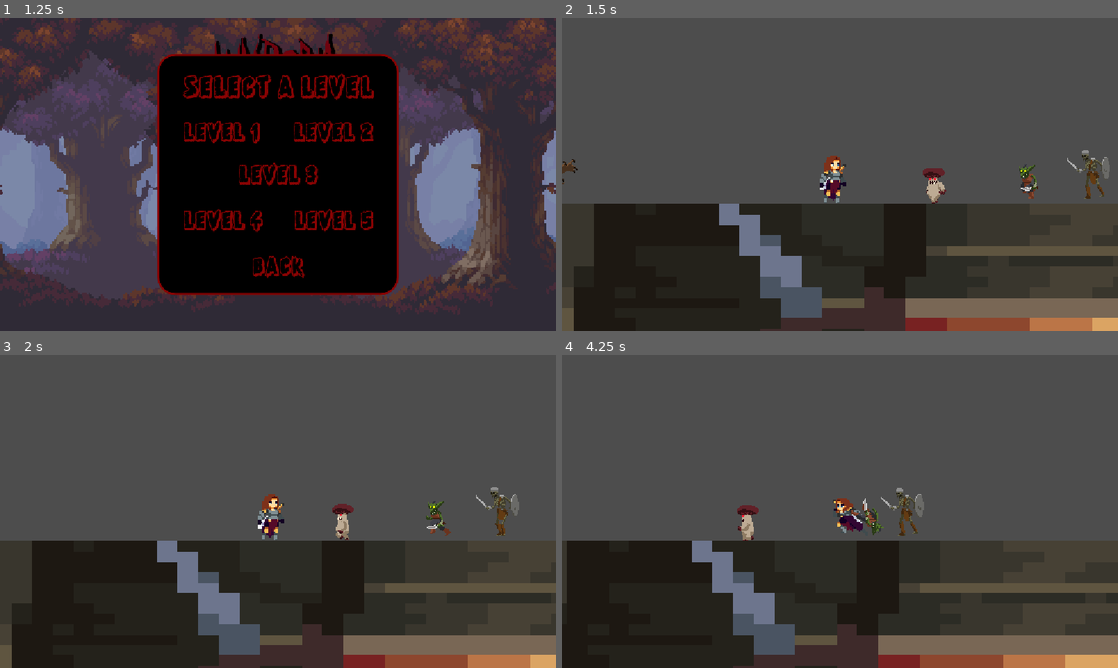
Above: before the commit, frames 1-4 (two rows, left to right).
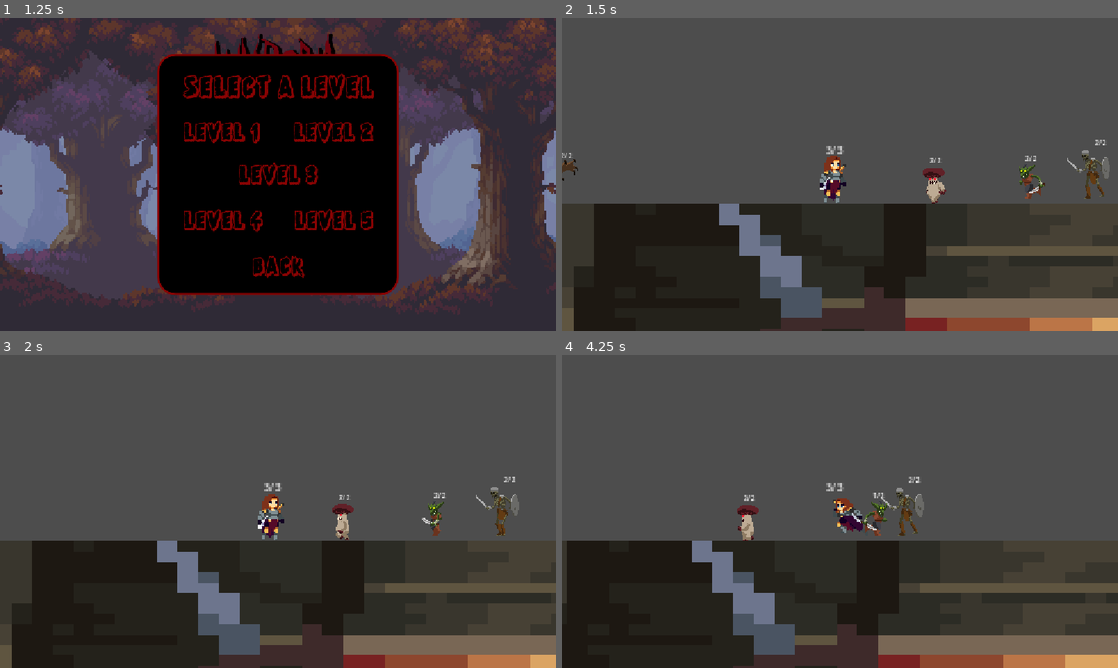
Above: after the commit, the same moments.

Repository: ALI-Yah1a/Jumporia
Game: Godot game, scene res://UI/main_menu.tscn
Two runs of this game, one before a commit and one after it. Both use one fixed random seed, a clock stepped at 60 frames per second and the inputs below.
Inputs:
- Up to frame 1 (1.25 s): click "START GAME" at 0.5 s
- Up to frame 2 (1.5 s): click "LEVEL 1" at 1.25 s
- Up to frame 3 (2 s): no input
- Up to frame 4 (4.25 s): hold Ctrl (attack) 2.03-2.78 s; hold Right (move_right) 2.03-3.53 s; tap Space (jump) at 2.27, 3.02 s; tap Ctrl (attack) at 2.85 s; hold Left (move_left) from 3.53 s (still down); hold Ctrl (attack) from 3.53 s (still down)

Frame 1 is identical in both runs. In frame 2, 0.3% of the frame differs, in the area x 0-98%, y 38-58%; in frame 3, 0.3%; in frame 4, 0.5%, in the area x 32-65%, y 38-58%.

Commit message:
creating some labels and debugging

Diff:
--- a/Enemies/flying_eye.gd
+++ b/Enemies/flying_eye.gd
@@ -5,14 +5,18 @@
 @onready var collision_shape_2d: CollisionShape2D = $CollisionShape2D
 @onready var killzone: Area2D = $Killzone
 @onready var ground_ray: RayCast2D = $GroundRay
+@onready var hp_label: Label = $HPLabel
 
 
 var speed = 120
 var direction = 1
+var max_hp = 2
+var current_hp = 2
 var is_alive = true
+var is_hurt = false
 
 func _physics_process(delta):
-	if not is_alive:
+	if not is_alive or is_hurt:
 		return
 	if is_on_wall():
 		direction *= -1
@@ -20,9 +24,29 @@
 		direction *= -1
 	velocity.x = speed * direction
 	move_and_slide()
-	if  direction != 0:
+	if direction != 0:
 		animated_sprite_2d.play("idle")
 		animated_sprite_2d.flip_h = direction < 0
+
+func _ready():
+	update_hp_label()
+
+func update_hp_label():
+	hp_label.text = str(current_hp) + "/" + str(max_hp)
+
+func take_damage(amount):
+	if not is_alive or is_hurt:
+		return
+	current_hp -= amount
+	update_hp_label()
+	if current_hp > 0:
+		is_hurt = true
+		animated_sprite_2d.play("hurt")
+		await get_tree().create_timer(0.3).timeout
+		is_hurt = false
+	if current_hp <= 0:
+		die()
+
 func die():
 	if not is_alive:
 		return
@@ -34,14 +58,11 @@
 	await get_tree().create_timer(0.5).timeout
 	queue_free()
 
-
-
-
 func _on_killzone_body_entered(body: Node2D) -> void:
-	if not is_alive:
+	if not is_alive or is_hurt:
 		return
 	if body.is_in_group("player"):
 		if body.is_attacking:
-			die()
+			take_damage(1)
 		else:
-			body.die()
+			body.take_damage(1)
--- a/Enemies/flying_eye.tscn
+++ b/Enemies/flying_eye.tscn
@@ -3,6 +3,7 @@
 [ext_resource type="Texture2D" uid="uid://ysq2gbi3m3wo" path="res://Assets/monsters/Flying eye/Death.png" id="1_dxwml"]
 [ext_resource type="Script" uid="uid://3kxcou14gnku" path="res://Enemies/flying_eye.gd" id="1_u108g"]
 [ext_resource type="Texture2D" uid="uid://buomfxwhx1lte" path="res://Assets/monsters/Flying eye/Flight.png" id="2_u108g"]
+[ext_resource type="Texture2D" uid="uid://b3lnam7qkpn77" path="res://Assets/monsters/Flying eye/Take Hit.png" id="3_jjtvk"]
 
 [sub_resource type="AtlasTexture" id="AtlasTexture_jjtvk"]
 atlas = ExtResource("1_dxwml")
@@ -18,6 +19,22 @@
 
 [sub_resource type="AtlasTexture" id="AtlasTexture_ld2bi"]
 atlas = ExtResource("1_dxwml")
+region = Rect2(450, 0, 150, 150)
+
+[sub_resource type="AtlasTexture" id="AtlasTexture_vbxno"]
+atlas = ExtResource("3_jjtvk")
+region = Rect2(0, 0, 150, 150)
+
+[sub_resource type="AtlasTexture" id="AtlasTexture_nd4ol"]
+atlas = ExtResource("3_jjtvk")
+region = Rect2(150, 0, 150, 150)
+
+[sub_resource type="AtlasTexture" id="AtlasTexture_mrb75"]
+atlas = ExtResource("3_jjtvk")
+region = Rect2(300, 0, 150, 150)
+
+[sub_resource type="AtlasTexture" id="AtlasTexture_l6ne7"]
+atlas = ExtResource("3_jjtvk")
 region = Rect2(450, 0, 150, 150)
 
 [sub_resource type="AtlasTexture" id="AtlasTexture_oenmk"]
@@ -73,6 +90,23 @@
 }, {
 "frames": [{
 "duration": 1.0,
+"texture": SubResource("AtlasTexture_vbxno")
+}, {
+"duration": 1.0,
+"texture": SubResource("AtlasTexture_nd4ol")
+}, {
+"duration": 1.0,
+"texture": SubResource("AtlasTexture_mrb75")
+}, {
+"duration": 1.0,
+"texture": SubResource("AtlasTexture_l6ne7")
+}],
+"loop": false,
+"name": &"hurt",
+"speed": 4.0
+}, {
+"frames": [{
+"duration": 1.0,
 "texture": SubResource("AtlasTexture_oenmk")
 }, {
 "duration": 1.0,
@@ -116,8 +150,9 @@
 
 [node name="AnimatedSprite2D" type="AnimatedSprite2D" parent="." unique_id=1346995025]
 sprite_frames = SubResource("SpriteFrames_vbxno")
-animation = &"idle"
-frame_progress = 0.3347282
+animation = &"hurt"
+frame = 3
+frame_progress = 1.0
 
 [node name="CollisionShape2D" type="CollisionShape2D" parent="." unique_id=1617140831]
 position = Vector2(5, 3)
@@ -133,4 +168,11 @@
 position = Vector2(5, 3)
 shape = SubResource("CircleShape2D_u108g")
 
+[node name="HPLabel" type="Label" parent="." unique_id=1645702520]
+offset_top = -22.0
+offset_right = 11.0
+offset_bottom = -11.0
+theme_override_font_sizes/font_size = 7
+text = "2/2"
+
 [connection signal="body_entered" from="Killzone" to="." method="_on_killzone_body_entered"]
--- a/Enemies/goblin.tscn
+++ b/Enemies/goblin.tscn
@@ -3,6 +3,7 @@
 [ext_resource type="Script" uid="uid://3kxcou14gnku" path="res://Enemies/flying_eye.gd" id="1_tmmqw"]
 [ext_resource type="Texture2D" uid="uid://ronh2tpp0t5p" path="res://Assets/monsters/Goblin/Death.png" id="2_tmmqw"]
 [ext_resource type="Texture2D" uid="uid://ch10msd62ol2y" path="res://Assets/monsters/Goblin/Run.png" id="3_m2ssi"]
+[ext_resource type="Texture2D" uid="uid://hs6et0ul4uen" path="res://Assets/monsters/Goblin/Take Hit.png" id="3_mmtr4"]
 
 [sub_resource type="AtlasTexture" id="AtlasTexture_mmtr4"]
 atlas = ExtResource("2_tmmqw")
@@ -18,6 +19,22 @@
 
 [sub_resource type="AtlasTexture" id="AtlasTexture_kg2kb"]
 atlas = ExtResource("2_tmmqw")
+region = Rect2(450, 0, 150, 150)
+
+[sub_resource type="AtlasTexture" id="AtlasTexture_khann"]
+atlas = ExtResource("3_mmtr4")
+region = Rect2(0, 0, 150, 150)
+
+[sub_resource type="AtlasTexture" id="AtlasTexture_3fp1q"]
+atlas = ExtResource("3_mmtr4")
+region = Rect2(150, 0, 150, 150)
+
+[sub_resource type="AtlasTexture" id="AtlasTexture_1rexq"]
+atlas = ExtResource("3_mmtr4")
+region = Rect2(300, 0, 150, 150)
+
+[sub_resource type="AtlasTexture" id="AtlasTexture_rhr2u"]
+atlas = ExtResource("3_mmtr4")
 region = Rect2(450, 0, 150, 150)
 
 [sub_resource type="AtlasTexture" id="AtlasTexture_uoy6b"]
@@ -73,6 +90,23 @@
 }, {
 "frames": [{
 "duration": 1.0,
+"texture": SubResource("AtlasTexture_khann")
+}, {
+"duration": 1.0,
+"texture": SubResource("AtlasTexture_3fp1q")
+}, {
+"duration": 1.0,
+"texture": SubResource("AtlasTexture_1rexq")
+}, {
+"duration": 1.0,
+"texture": SubResource("AtlasTexture_rhr2u")
+}],
+"loop": false,
+"name": &"hurt",
+"speed": 4.0
+}, {
+"frames": [{
+"duration": 1.0,
 "texture": SubResource("AtlasTexture_uoy6b")
 }, {
 "duration": 1.0,
@@ -117,8 +151,9 @@
 
 [node name="AnimatedSprite2D" type="AnimatedSprite2D" parent="." unique_id=1346995025]
 sprite_frames = SubResource("SpriteFrames_vbxno")
-animation = &"idle"
-frame_progress = 0.8841807
+animation = &"hurt"
+frame = 3
+frame_progress = 1.0
 
 [node name="CollisionShape2D" type="CollisionShape2D" parent="." unique_id=1617140831]
 position = Vector2(3, 9)
@@ -134,4 +169,12 @@
 position = Vector2(3, 9)
 shape = SubResource("CapsuleShape2D_tmmqw")
 
+[node name="HPLabel" type="Label" parent="." unique_id=1860399474]
+offset_left = -4.5
+offset_top = -21.5
+offset_right = 6.5
+offset_bottom = -10.5
+theme_override_font_sizes/font_size = 7
+text = "2/2"
+
 [connection signal="body_entered" from="Killzone" to="." method="_on_killzone_body_entered"]
--- a/Enemies/mushroom.tscn
+++ b/Enemies/mushroom.tscn
@@ -3,6 +3,7 @@
 [ext_resource type="Script" uid="uid://3kxcou14gnku" path="res://Enemies/flying_eye.gd" id="1_2obgq"]
 [ext_resource type="Texture2D" uid="uid://b5wwtk4otq74h" path="res://Assets/monsters/Mushroom/Death.png" id="2_2obgq"]
 [ext_resource type="Texture2D" uid="uid://b3p4cw5iskmnf" path="res://Assets/monsters/Mushroom/Run.png" id="3_v3oa7"]
+[ext_resource type="Texture2D" uid="uid://ppul04sfqsc6" path="res://Assets/monsters/Mushroom/Take Hit.png" id="3_ve0ty"]
 
 [sub_resource type="AtlasTexture" id="AtlasTexture_ve0ty"]
 atlas = ExtResource("2_2obgq")
@@ -18,6 +19,22 @@
 
 [sub_resource type="AtlasTexture" id="AtlasTexture_h3qhy"]
 atlas = ExtResource("2_2obgq")
+region = Rect2(450, 0, 150, 150)
+
+[sub_resource type="AtlasTexture" id="AtlasTexture_8lxx7"]
+atlas = ExtResource("3_ve0ty")
+region = Rect2(0, 0, 150, 150)
+
+[sub_resource type="AtlasTexture" id="AtlasTexture_p8ni2"]
+atlas = ExtResource("3_ve0ty")
+region = Rect2(150, 0, 150, 150)
+
+[sub_resource type="AtlasTexture" id="AtlasTexture_4w043"]
+atlas = ExtResource("3_ve0ty")
+region = Rect2(300, 0, 150, 150)
+
+[sub_resource type="AtlasTexture" id="AtlasTexture_lr2li"]
+atlas = ExtResource("3_ve0ty")
 region = Rect2(450, 0, 150, 150)
 
 [sub_resource type="AtlasTexture" id="AtlasTexture_pi1mi"]
@@ -73,6 +90,23 @@
 }, {
 "frames": [{
 "duration": 1.0,
+"texture": SubResource("AtlasTexture_8lxx7")
+}, {
+"duration": 1.0,
+"texture": SubResource("AtlasTexture_p8ni2")
+}, {
+"duration": 1.0,
+"texture": SubResource("AtlasTexture_4w043")
+}, {
+"duration": 1.0,
+"texture": SubResource("AtlasTexture_lr2li")
+}],
+"loop": false,
+"name": &"hurt",
+"speed": 4.0
+}, {
+"frames": [{
+"duration": 1.0,
 "texture": SubResource("AtlasTexture_pi1mi")
 }, {
 "duration": 1.0,
@@ -117,7 +151,9 @@
 
 [node name="AnimatedSprite2D" type="AnimatedSprite2D" parent="." unique_id=1346995025]
 sprite_frames = SubResource("SpriteFrames_vbxno")
-animation = &"idle"
+animation = &"hurt"
+frame = 3
+frame_progress = 1.0
 
 [node name="CollisionShape2D" type="CollisionShape2D" parent="." unique_id=1617140831]
 position = Vector2(1, 5)
@@ -133,4 +169,12 @@
 position = Vector2(1, 5)
 shape = SubResource("CapsuleShape2D_p8ni2")
 
+[node name="HPLabel" type="Label" parent="." unique_id=472220683]
+offset_left = -5.0
+offset_top = -24.5
+offset_right = 6.0
+offset_bottom = -13.5
+theme_override_font_sizes/font_size = 7
+text = "2/2"
+
 [connection signal="body_entered" from="Killzone" to="." method="_on_killzone_body_entered"]
--- a/Enemies/skeleton.tscn
+++ b/Enemies/skeleton.tscn
@@ -3,6 +3,7 @@
 [ext_resource type="Script" uid="uid://3kxcou14gnku" path="res://Enemies/flying_eye.gd" id="1_noo5i"]
 [ext_resource type="Texture2D" uid="uid://5psweemxsqmj" path="res://Assets/monsters/Skeleton/Death.png" id="2_noo5i"]
 [ext_resource type="Texture2D" uid="uid://cssvbas6gimgx" path="res://Assets/monsters/Skeleton/Walk.png" id="3_0wcag"]
+[ext_resource type="Texture2D" uid="uid://l3pkvp7tnhu6" path="res://Assets/monsters/Skeleton/Take Hit.png" id="3_vmj4t"]
 
 [sub_resource type="AtlasTexture" id="AtlasTexture_vmj4t"]
 atlas = ExtResource("2_noo5i")
@@ -18,6 +19,22 @@
 
 [sub_resource type="AtlasTexture" id="AtlasTexture_1km5y"]
 atlas = ExtResource("2_noo5i")
+region = Rect2(450, 0, 150, 150)
+
+[sub_resource type="AtlasTexture" id="AtlasTexture_o5rw1"]
+atlas = ExtResource("3_vmj4t")
+region = Rect2(0, 0, 150, 150)
+
+[sub_resource type="AtlasTexture" id="AtlasTexture_2ojyg"]
+atlas = ExtResource("3_vmj4t")
+region = Rect2(150, 0, 150, 150)
+
+[sub_resource type="AtlasTexture" id="AtlasTexture_jm08w"]
+atlas = ExtResource("3_vmj4t")
+region = Rect2(300, 0, 150, 150)
+
+[sub_resource type="AtlasTexture" id="AtlasTexture_ny6m6"]
+atlas = ExtResource("3_vmj4t")
 region = Rect2(450, 0, 150, 150)
 
 [sub_resource type="AtlasTexture" id="AtlasTexture_s2ush"]
@@ -57,6 +74,23 @@
 }, {
 "frames": [{
 "duration": 1.0,
+"texture": SubResource("AtlasTexture_o5rw1")
+}, {
+"duration": 1.0,
+"texture": SubResource("AtlasTexture_2ojyg")
+}, {
+"duration": 1.0,
+"texture": SubResource("AtlasTexture_jm08w")
+}, {
+"duration": 1.0,
+"texture": SubResource("AtlasTexture_ny6m6")
+}],
+"loop": false,
+"name": &"hurt",
+"speed": 4.0
+}, {
+"frames": [{
+"duration": 1.0,
 "texture": SubResource("AtlasTexture_s2ush")
 }, {
 "duration": 1.0,
@@ -89,7 +123,9 @@
 
 [node name="AnimatedSprite2D" type="AnimatedSprite2D" parent="." unique_id=1346995025]
 sprite_frames = SubResource("SpriteFrames_vbxno")
-animation = &"idle"
+animation = &"hurt"
+frame = 3
+frame_progress = 1.0
 
 [node name="CollisionShape2D" type="CollisionShape2D" parent="." unique_id=1617140831]
 position = Vector2(6, 2)
@@ -105,4 +141,12 @@
 position = Vector2(6, 2)
 shape = SubResource("CapsuleShape2D_2ojyg")
 
+[node name="HPLabel" type="Label" parent="." unique_id=373082814]
+offset_left = -1.0
+offset_top = -37.5
+offset_right = 10.0
+offset_bottom = -26.5
+theme_override_font_sizes/font_size = 7
+text = "2/2"
+
 [connection signal="body_entered" from="Killzone" to="." method="_on_killzone_body_entered"]
--- a/MainCharacter/hitbox.gd
+++ b/MainCharacter/hitbox.gd
@@ -1,4 +1,5 @@
 extends Area2D
+
 func _on_body_entered(body):
-	if body.is_in_group("enemies") and  get_parent().is_attacking:
-		body.die()
+	if body.is_in_group("enemies") and get_parent().is_attacking:
+		body.take_damage(1)
--- a/MainCharacter/player.gd
+++ b/MainCharacter/player.gd
@@ -4,8 +4,9 @@
 @onready var animated_sprite_2d: AnimatedSprite2D = $AnimatedSprite2D
 @onready var attack_sfx: AudioStreamPlayer2D = $SFX/AttackSFX
 @onready var death_sfx: AudioStreamPlayer2D = $SFX/DeathSFX
+@onready var run_sfx: AudioStreamPlayer2D = $SFX/RunSFX
+@onready var hp_label: Label = $HPLabel
 
-@onready var run_sfx: AudioStreamPlayer2D = $SFX/RunSFX
 
 const SPEED = 280.0
 const JUMP_VELOCITY = -550.0
@@ -13,14 +14,31 @@
 var direction = 0
 var is_attacking = false
 var can_attack = true
+var is_hurt = false
+var max_hp = 3
+var current_hp = 3
+
+func _ready():
+	update_hp_label()
+
+func update_hp_label():
+	hp_label.text = str(current_hp) + "/" + str(max_hp)
 
 func _input(event):
+	if is_hurt:
+		return
 	if event.is_action_pressed("jump") and is_on_floor():
 		velocity.y = JUMP_VELOCITY
 	if event.is_action_pressed("attack") and can_attack:
 		attack()
 
 func _physics_process(delta):
+	if is_hurt:
+		velocity.x = 0
+		if not is_on_floor():
+			velocity += get_gravity() * delta
+		move_and_slide()
+		return
 
 	if is_attacking:
 		velocity.x = 0
@@ -35,9 +53,7 @@
 	if Input.is_action_just_pressed("jump") and is_on_floor():
 		velocity.y = JUMP_VELOCITY
 
-
 	direction = Input.get_axis("move_left", "move_right")
-
 	if direction:
 		velocity.x = direction * SPEED
 	else:
@@ -71,6 +87,19 @@
 	attack_sfx.play()
 	$Hitbox.monitoring = true
 
+func take_damage(amount):
+	if is_hurt:
+		return
+	current_hp -= amount
+	update_hp_label()
+	if current_hp > 0:
+		is_hurt = true
+		animated_sprite_2d.play("hurt")
+		await get_tree().create_timer(0.3).timeout
+		is_hurt = false
+	if current_hp <= 0:
+		die()
+
 func die():
 	set_physics_process(false)
 	animated_sprite_2d.play("death")
--- a/MainCharacter/player.tscn
+++ b/MainCharacter/player.tscn
@@ -28,10 +28,14 @@
 [ext_resource type="Texture2D" uid="uid://dxcop8ipssodc" path="res://Assets/player/Fall/Warrior_Fall_2.png" id="25_i021g"]
 [ext_resource type="Texture2D" uid="uid://dkhi4fxuk66mx" path="res://Assets/player/Fall/Warrior_Fall_3.png" id="26_vkwdl"]
 [ext_resource type="Texture2D" uid="uid://dw52hbdn7ev4f" path="res://Assets/player/idle/Warrior_Idle_1.png" id="27_73eg2"]
+[ext_resource type="Texture2D" uid="uid://cyjnvojugj4tn" path="res://Assets/player/Hurt-Effect/Warrior_hurt_1.png" id="28_5ytso"]
 [ext_resource type="Texture2D" uid="uid://blmgjsqjbv7w6" path="res://Assets/player/idle/Warrior_Idle_2.png" id="28_iu4h8"]
+[ext_resource type="Texture2D" uid="uid://bpnfcdn2nt5mp" path="res://Assets/player/Hurt-Effect/Warrior_hurt_2.png" id="29_a1jef"]
 [ext_resource type="Texture2D" uid="uid://cyrovgf8roa4m" path="res://Assets/player/idle/Warrior_Idle_3.png" id="29_aufsf"]
 [ext_resource type="Texture2D" uid="uid://bpmhvxpcyst7q" path="res://Assets/player/idle/Warrior_Idle_4.png" id="30_0qvu7"]
+[ext_resource type="Texture2D" uid="uid://che80ua3ugr4k" path="res://Assets/player/Hurt-Effect/Warrior_hurt_3.png" id="30_rxskx"]
 [ext_resource type="Texture2D" uid="uid://1wmlq8xst0xx" path="res://Assets/player/idle/Warrior_Idle_5.png" id="31_ngsn6"]
+[ext_resource type="Texture2D" uid="uid://cu2p4yknmk8dc" path="res://Assets/player/Hurt-Effect/Warrior_hurt_4.png" id="31_txvyo"]
 [ext_resource type="Texture2D" uid="uid://de7r3imern7e1" path="res://Assets/player/idle/Warrior_Idle_6.png" id="32_4grnj"]
 [ext_resource type="Texture2D" uid="uid://ueeqkdue8mni" path="res://Assets/player/Jump/Warrior_Jump_1.png" id="33_npqyr"]
 [ext_resource type="Texture2D" uid="uid://df0vl2hf7chfx" path="res://Assets/player/Jump/Warrior_Jump_2.png" id="34_emfa1"]
@@ -146,6 +150,23 @@
 }, {
 "frames": [{
 "duration": 1.0,
+"texture": ExtResource("28_5ytso")
+}, {
+"duration": 1.0,
+"texture": ExtResource("29_a1jef")
+}, {
+"duration": 1.0,
+"texture": ExtResource("30_rxskx")
+}, {
+"duration": 1.0,
+"texture": ExtResource("31_txvyo")
+}],
+"loop": false,
+"name": &"hurt",
+"speed": 0.0
+}, {
+"frames": [{
+"duration": 1.0,
 "texture": ExtResource("27_73eg2")
 }, {
 "duration": 1.0,
@@ -226,10 +247,10 @@
 [node name="AnimatedSprite2D" type="AnimatedSprite2D" parent="." unique_id=1138777951]
 position = Vector2(0, -1)
 sprite_frames = SubResource("SpriteFrames_uok1l")
-animation = &"attack"
+animation = &"hurt"
 autoplay = "idle"
-frame = 11
-frame_progress = 1.0
+frame = 2
+frame_progress = 0.26249823
 
 [node name="CollisionShape2D" type="CollisionShape2D" parent="." unique_id=221998998]
 position = Vector2(-4, 3)
@@ -258,4 +279,12 @@
 position = Vector2(0, -2)
 shape = SubResource("SegmentShape2D_o5g4p")
 
+[node name="HPLabel" type="Label" parent="." unique_id=579273991]
+offset_left = -10.0
+offset_top = -22.333334
+offset_right = 1.0
+offset_bottom = -11.333334
+theme_override_font_sizes/font_size = 7
+text = "3/3"
+
 [connection signal="animation_finished" from="AnimatedSprite2D" to="." method="_on_animated_sprite_2d_animation_finished"]
Binary file added: Assets/decorations/Key/Key 12 - GREY - frame0000.png
Not shown, added: Assets/decorations/Key/Key 12 - GREY - frame0000.png.import
Binary file added: Assets/decorations/Key/Key 12 - GREY - frame0001.png
Not shown, added: Assets/decorations/Key/Key 12 - GREY - frame0001.png.import
Binary file added: Assets/decorations/Key/Key 12 - GREY - frame0002.png
Not shown, added: Assets/decorations/Key/Key 12 - GREY - frame0002.png.import
Binary file added: Assets/decorations/Key/Key 12 - GREY - frame0003.png
Not shown, added: Assets/decorations/Key/Key 12 - GREY - frame0003.png.import
Binary file added: Assets/decorations/Key/Key 12 - GREY - frame0004.png
Not shown, added: Assets/decorations/Key/Key 12 - GREY - frame0004.png.import
Binary file added: Assets/decorations/Key/Key 12 - GREY - frame0005.png
Not shown, added: Assets/decorations/Key/Key 12 - GREY - frame0005.png.import
(and 52 more such lines)
